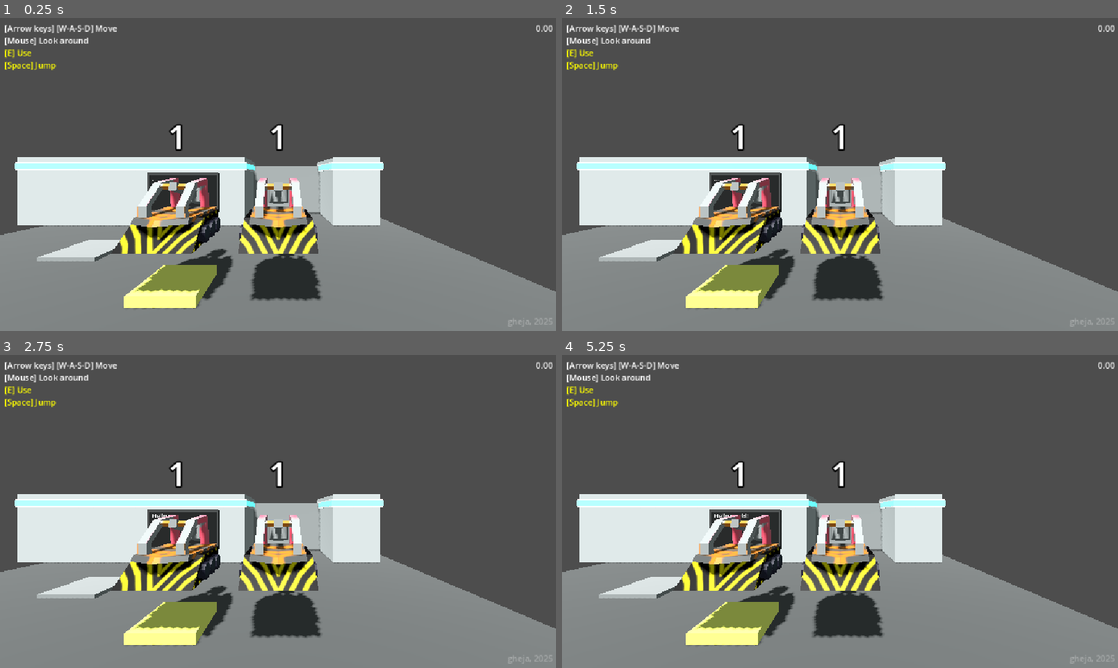
Above: before the commit, frames 1-4 (two rows, left to right).
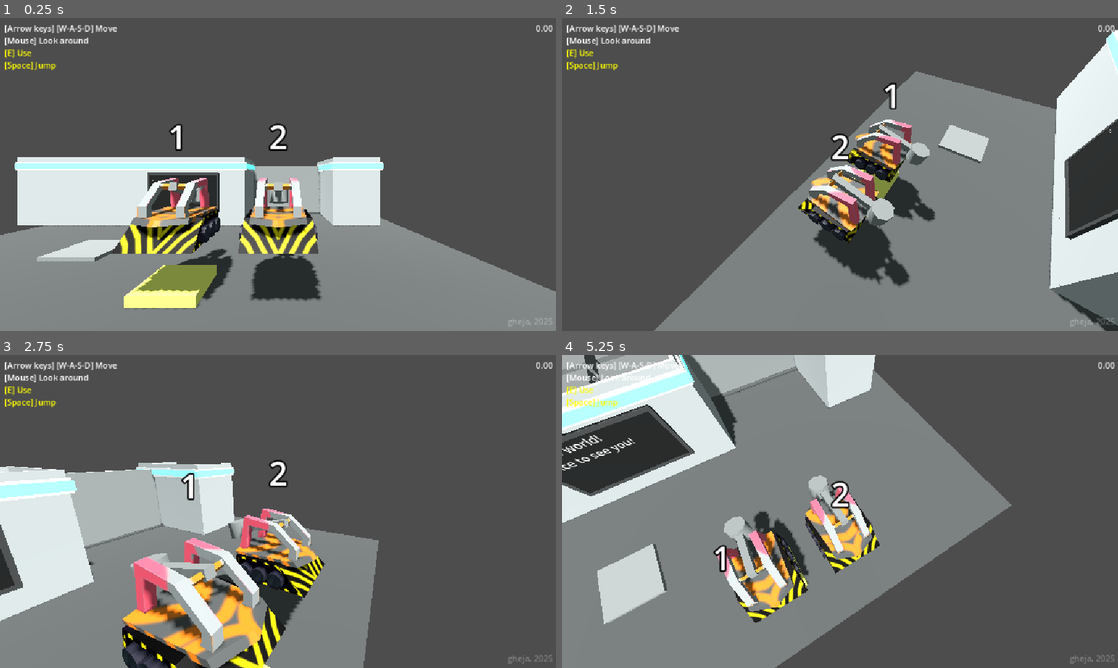
Above: after the commit, the same moments.

Repository: gheja/bot-loop
Game: Godot game, scene res://scenes/main_scene.tscn
Same seed, same stepped clock (60 frames per second), same inputs: the game is played once before the commit and once after it.
Inputs (mouse positions are in pixels of both pictures, inside the frame that each line leads up to):
- Up to frame 1 (0.25 s): no input
- Up to frame 2 (1.5 s): tap Enter at 0.5 s; move the mouse to (962, 158) at 0.52 s; hold D (move_right) 0.53-1.28 s; tap E (action_primary) at 0.6, 1.35 s; tap Space at 1.25 s; move the mouse to (728, 190) at 1.27 s; hold S (move_down) from 1.28 s (still down)
- Up to frame 3 (2.75 s): tap Enter at 2 s; move the mouse to (333, 442) at 2.02 s; release S (move_down) at 2.03 s; hold D (move_right) from 2.03 s (still down); tap E (action_primary) at 2.1 s
- Up to frame 4 (5.25 s): tap Space at 2.75, 4.25 s; move the mouse to (812, 574) at 2.77 s; release D (move_right) at 2.78 s; hold W (move_up) 2.78-3.53 s; tap E (action_primary) every 0.75 s from 2.85 to 5.1 s; tap Enter at 3.5 s; move the mouse to (1006, 558) at 3.52 s; hold A (move_left) 3.53-5.03 s; move the mouse to (673, 464) at 4.27 s; move the mouse to (867, 511) at 5.02 s; hold S (move_down) from 5.03 s (still down)

The runs differ from the first frame. In frame 1, 0.2% of the frame differs, in the area x 48-52%, y 33-43%; in frame 2, 49%; in frame 3, 35%; in frame 4, 64%, in the area x 0-100%, y 0-100%.
Error before the commit: Parse Error: Identifier "Constants" not declared in the current scope. (res://objects/player_character.gd:102)

Commit message:
Added Constants

Diff:
--- a/src/project.godot
+++ b/src/project.godot
@@ -20,6 +20,7 @@
 Signals="*res://autoload/signals.gd"
 TransitionUi="*res://autoload/transition_ui.tscn"
 GameState="*res://autoload/game_state.gd"
+Constants="*res://autoload/constants.gd"
 
 [display]
 
